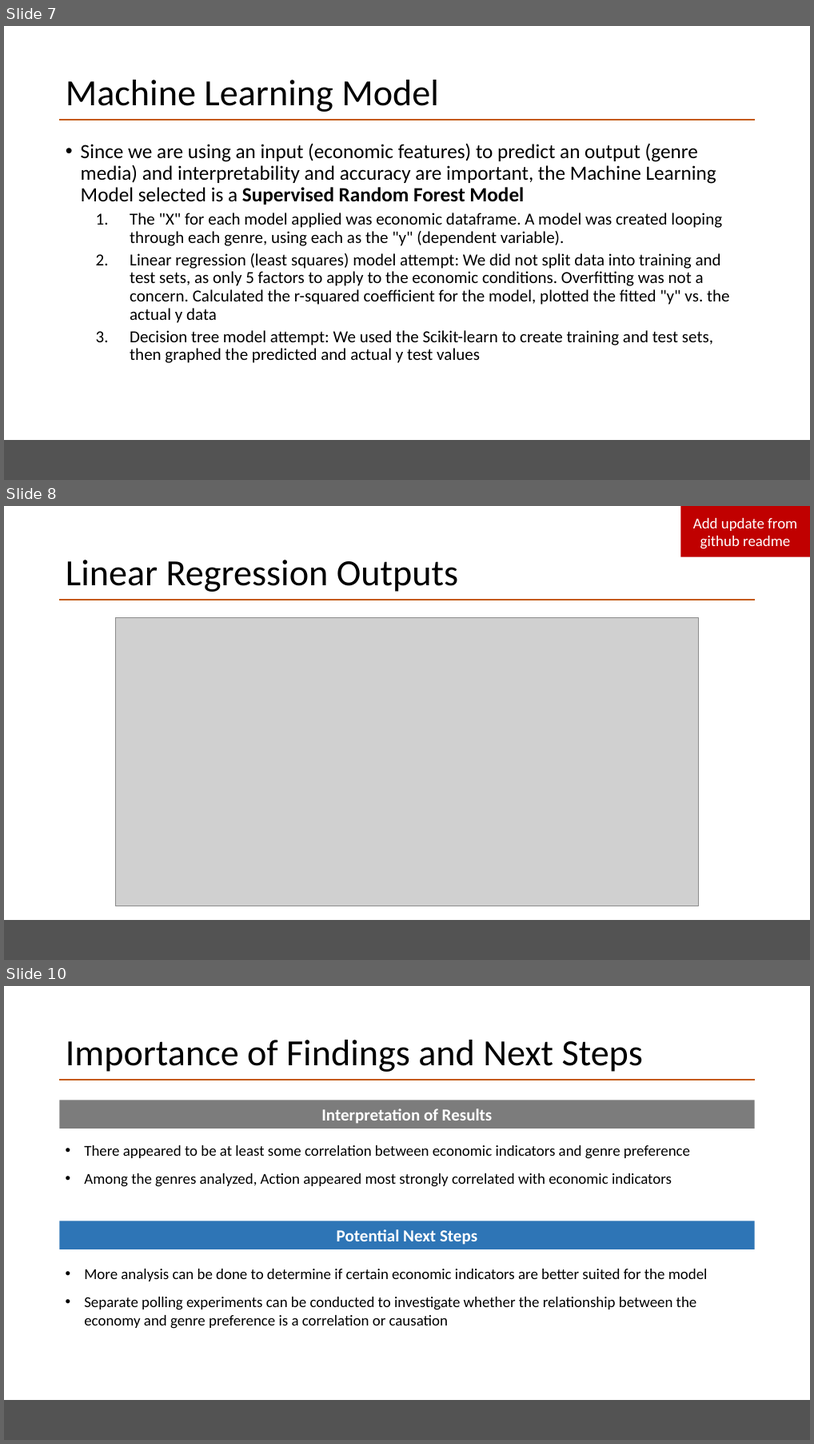
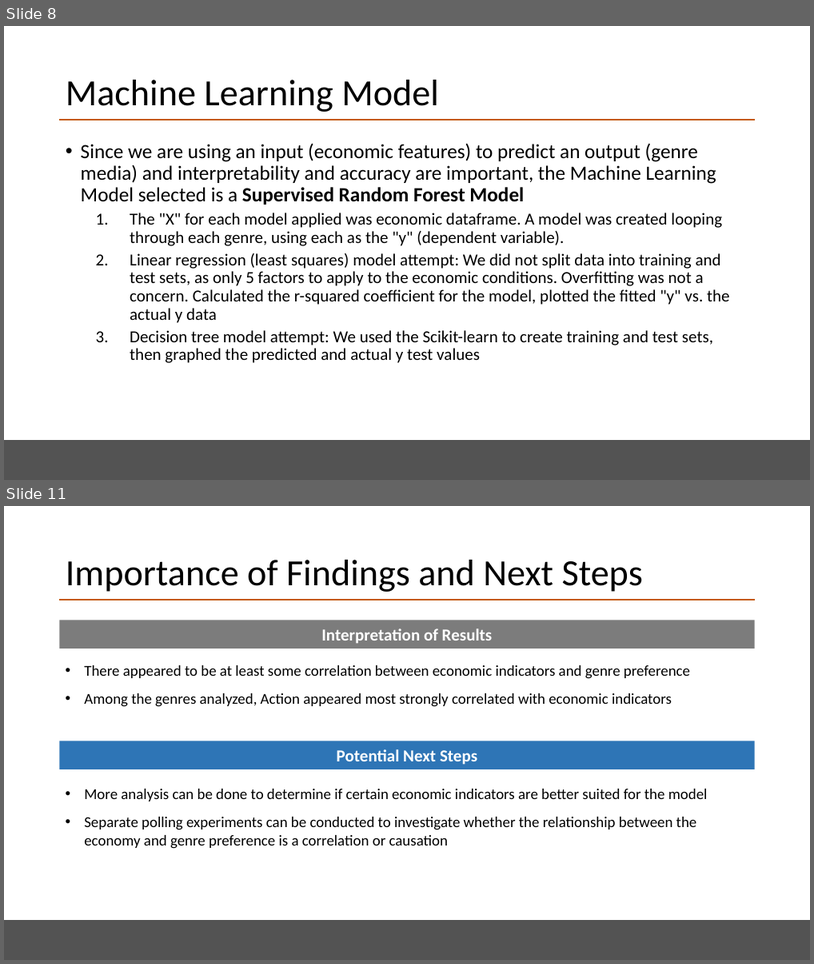
Before and after one commit to emilymcdaniel/Final_Project, a slide deck: BootCamp_FinalPres_v3.pptx. Shown one above the other, each under a label of ours: slides 7, 8 and 10 before the commit, slides 8 and 11 after it; the slides between them are not shown. The pictures are 814x1444 and 814x964 pixels, drawn with LibreOffice and Linux fonts; fonts in the diff are those of the drawing; grey boxes stand for pictures. Boxes give left, top, right and bottom in pixels: in the first picture for what was removed or moved away, otherwise in the second. Text is boxed around its words. In the diff, an @@ line names an element or a change of style, - is before the commit and + after.

```diff
--- a/BootCamp_FinalPres_v3.pptx
+++ b/BootCamp_FinalPres_v3.pptx
@@ slide 8 removed at bbox=[4, 506, 810, 960], background #FFFFFF; not listed: 2 template elements that a slide beside it also shows @@
@@ rectangle removed at bbox=[682, 506, 810, 557] @@
-Add update from github readme
@@ title removed at bbox=[66, 560, 458, 592] @@
-Linear Regression Outputs
@@ picture removed at bbox=[116, 618, 699, 906] @@
@@ what was slide 7 is now slide 8 @@
@@ what was slide 10 is now slide 11 @@
```
Also in this commit, not shown: 3 slides changed, 4 slides added, 2 other slides removed.
